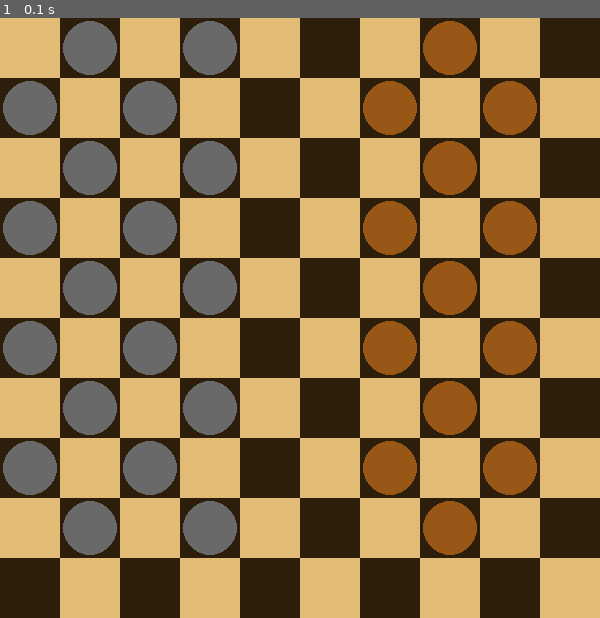
Above: before the commit, frame 1.
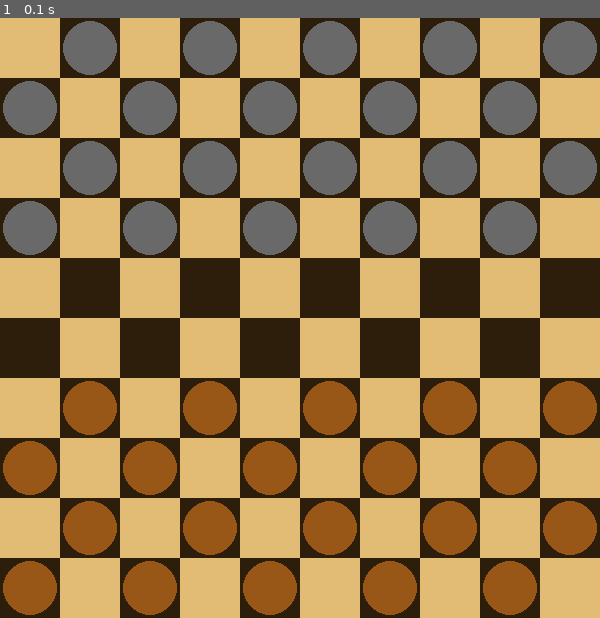
Above: after the commit, the same moment.

Repository: Matancy/Jeu-de-Dames
Game: pygame game, started from main.py
Two runs of this game, one before a commit and one after it. Both use one fixed random seed, a clock stepped at 60 frames per second and the inputs below.
Inputs:
- Up to frame 1 (0.1 s): no input

The runs differ from the first frame. In frame 1, 22% of the frame differs, in the area x 0-100%, y 0-100%.

Commit message:
reglage du bug sur le dessins

Diff:
--- a/pygame_code.py
+++ b/pygame_code.py
@@ -23,12 +23,12 @@
 
 
 def dessiner_tableau (size, couleurO, couleurX):
-  for i in range (9):
-    for j in range (9):
+  for i in range (10):
+    for j in range (10):
       if damier[i][j] == 'O':
-        pion(size, couleurO, x(i), y(j))
+        pion(size, couleurO, x(j), y(i))
       elif damier[i][j] == 'X':
-        pion(size, couleurX, x(i), y(j))
+        pion(size, couleurX, x(j), y(i))
 
 
 pygame.init()
